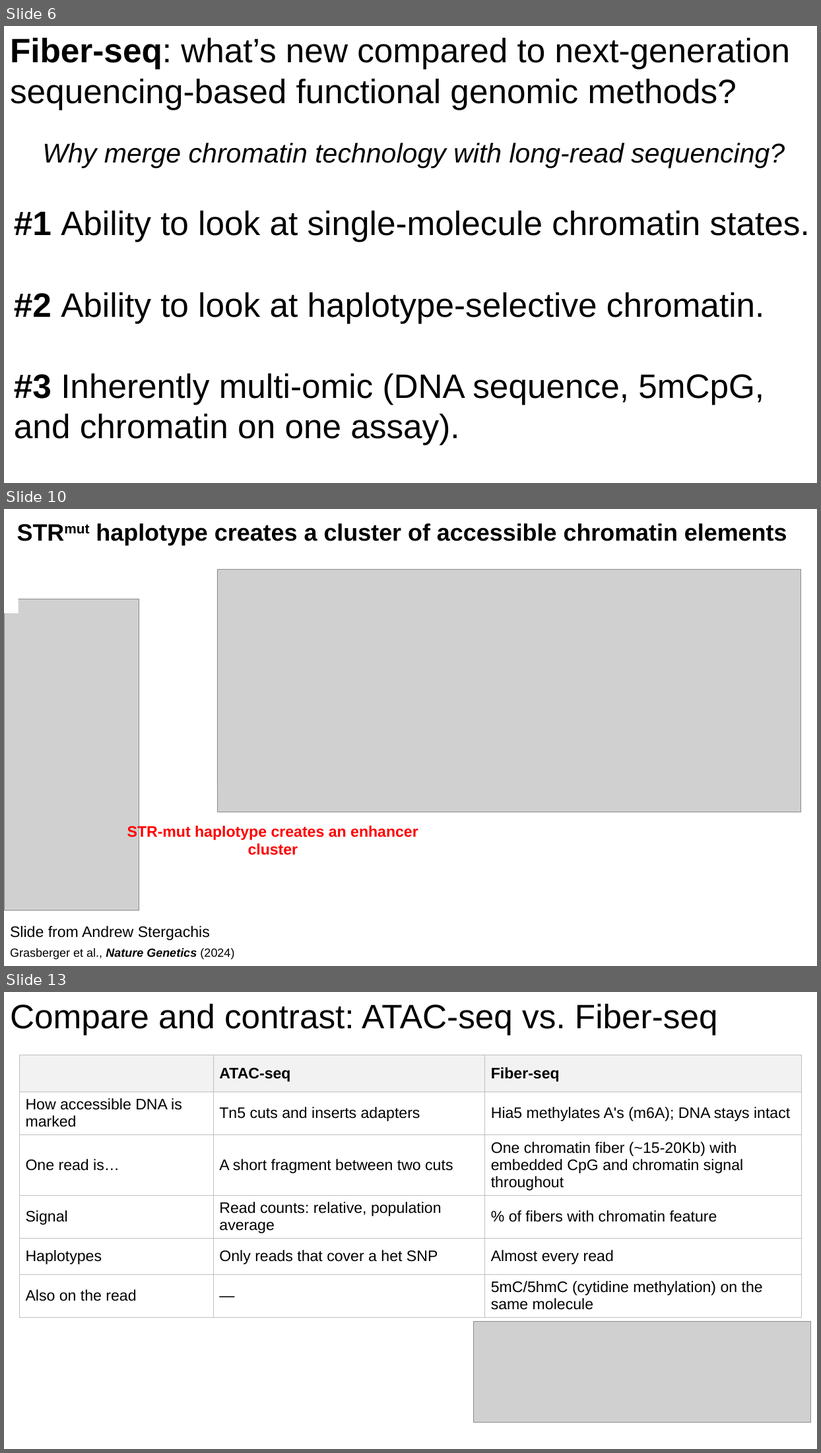
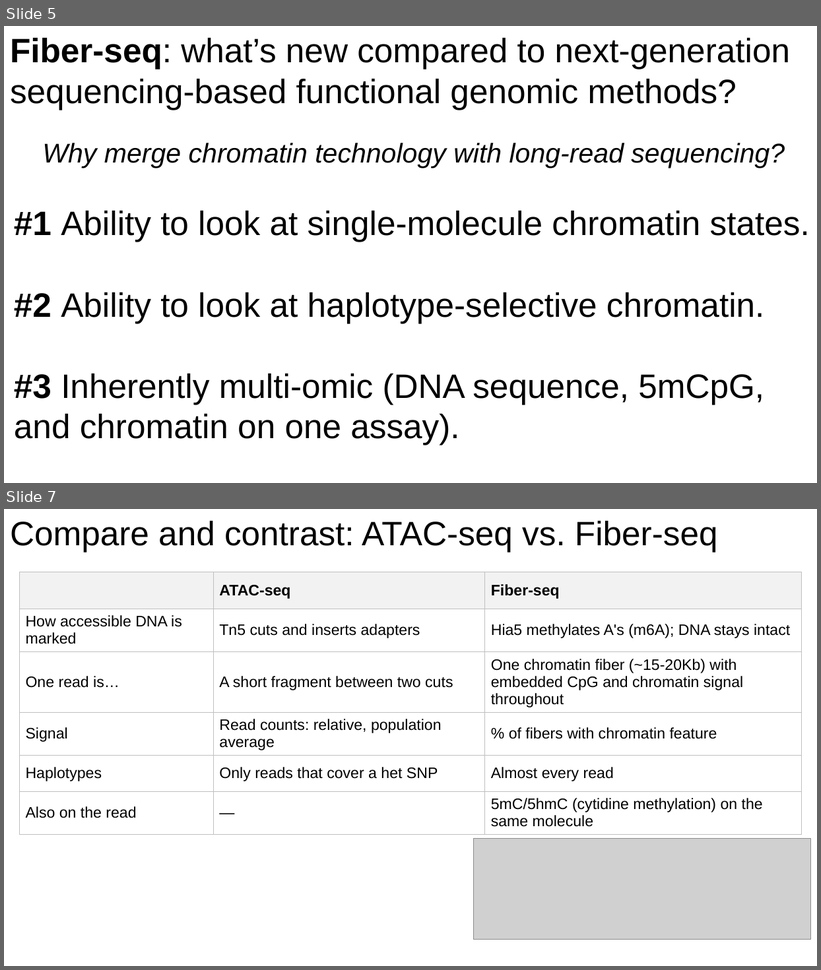
Before and after one commit to christylaflamme/fiber-seq-workshop, a slide deck: slides/LaFlamme_fiber-seq_CSHL_workshop_slide_deck.pptx. Shown one above the other, each under a label of ours: slides 6, 10 and 13 before the commit, slides 5 and 7 after it; the slides between them are not shown. The pictures are 821x1453 and 821x970 pixels, drawn with LibreOffice and Linux fonts; fonts in the diff are those of the drawing; grey boxes stand for pictures. Boxes give left, top, right and bottom in pixels: in the first picture for what was removed or moved away, otherwise in the second. Text is boxed around its words. In the diff, an @@ line names an element or a change of style, - is before the commit and + after.

```diff
--- a/slides/LaFlamme_fiber-seq_CSHL_workshop_slide_deck.pptx
+++ b/slides/LaFlamme_fiber-seq_CSHL_workshop_slide_deck.pptx
@@ slide 10 removed at bbox=[4, 509, 817, 966], background #FFFFFF @@
@@ text removed at bbox=[96, 524, 787, 545] @@
-STRmut haplotype creates a cluster of accessible chromatin elements
@@ picture removed at bbox=[217, 569, 801, 786] @@
@@ picture removed at bbox=[217, 569, 801, 812] @@
@@ picture removed at bbox=[4, 599, 111, 910] @@
@@ picture removed at bbox=[4, 599, 139, 910] @@
@@ rectangle removed at bbox=[4, 599, 18, 613] @@
@@ text removed at bbox=[127, 824, 418, 855] @@
-STR-mut haplotype creates an enhancer cluster
@@ text removed at bbox=[10, 926, 210, 941] @@
-Slide from Andrew Stergachis
@@ text removed at bbox=[10, 949, 234, 960] @@
-Grasberger et al., Nature Genetics (2024)
@@ what was slide 6 is now slide 5 @@
@@ what was slide 13 is now slide 7 @@
```
Also in this commit, not shown: 4 slides changed, 6 other slides removed, 1 other file.
